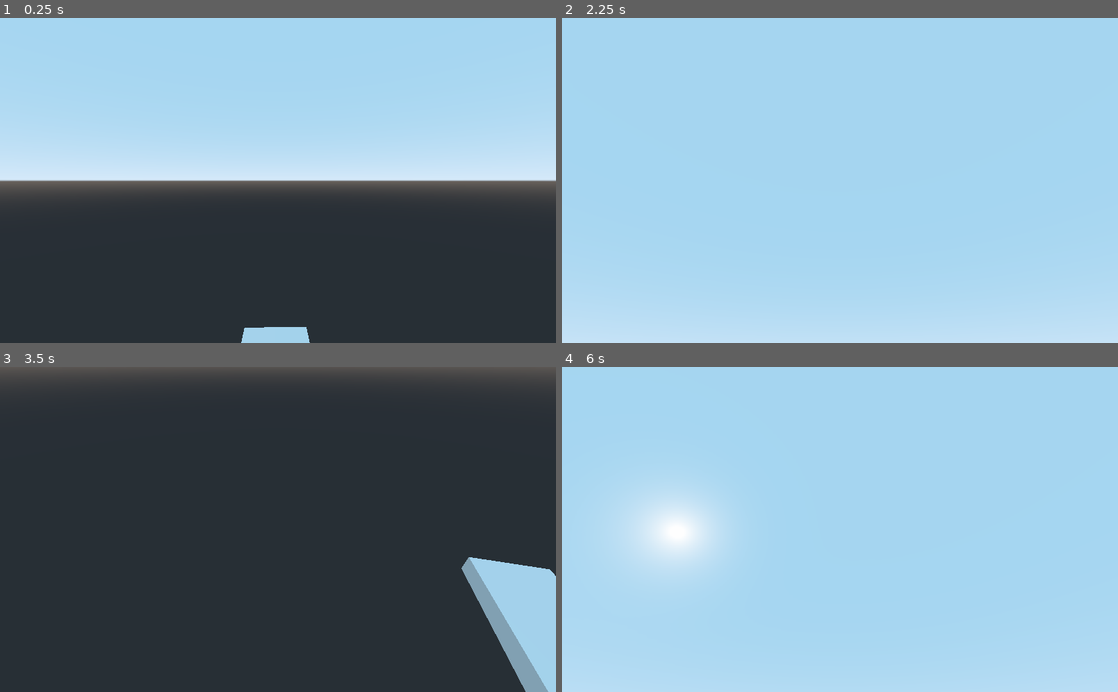
Above: before the commit, frames 1-4 (two rows, left to right).
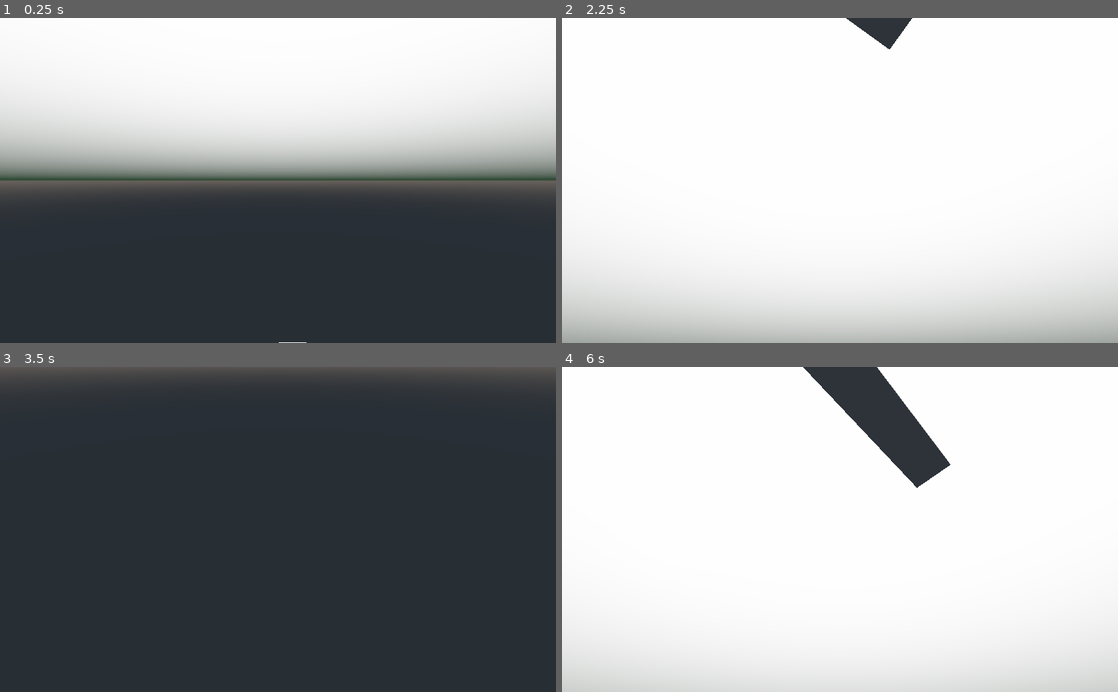
Above: after the commit, the same moments.

Repository: alateka/AlatekaGame
Game: Godot game, scene res://Scenes/AlbertoWorld.tscn
Two runs of this game, one before a commit and one after it. Both use one fixed random seed, a clock stepped at 60 frames per second and the inputs below.
Inputs (mouse positions are in pixels of both pictures, inside the frame that each line leads up to):
- Up to frame 1 (0.25 s): no input
- Up to frame 2 (2.25 s): move the mouse to (962, 164) at 0.52 s; hold A (aKey) 0.53-1.28 s; tap D (dKey) at 0.8, 1.35 s; move the mouse to (728, 196) at 1.27 s; tap S (sKey) at 1.55 s; tap Enter at 2 s; move the mouse to (895, 109) at 2.02 s; hold S (sKey) from 2.03 s (still down)
- Up to frame 3 (3.5 s): tap W (wKey) at 2.3, 2.85 s; move the mouse to (250, 594) at 2.77 s; release S (sKey) at 2.78 s; tap Space (spaceKey, bound only after the commit) at 3.05 s
- Up to frame 4 (6 s): move the mouse to (1006, 578) at 3.52 s; hold Space (spaceKey, bound only after the commit) 3.53-4.28 s; tap A (aKey) at 3.8, 4.35 s; move the mouse to (673, 480) at 4.27 s; tap D (dKey) at 4.55 s; tap Space (spaceKey, bound only after the commit) at 5 s; move the mouse to (867, 529) at 5.02 s; hold D (dKey) 5.03-5.78 s; tap S (sKey) at 5.3, 5.85 s; move the mouse to (756, 448) at 5.77 s

The runs differ from the first frame. In frame 1, 51% of the frame differs, in the area x 0-100%, y 0-100%; in frame 2, 100%; in frame 3, 4.5%; in frame 4, 100%.

Commit message:
Added gravity & jump to AlbertoController.gd

Diff:
--- a/Player/AlbertoController.gd
+++ b/Player/AlbertoController.gd
@@ -3,8 +3,8 @@
 # Variables
 export var speed = 10
 export var acceleration = 5
-export var gravity = 0.98
-export var jumpPower = 30
+export var gravity = 0.99
+export var jumpPower = 3
 export var mouseSensivility = 0.3
 
 onready var head = $Head
@@ -13,32 +13,49 @@
 var velocity = Vector3()
 
 
+func _ready():
+
+	print("==> Game Started")
+
+	# It changes to mouse capture mode
+	if Input.get_mouse_mode() == Input.MOUSE_MODE_VISIBLE:
+		Input.set_mouse_mode(Input.MOUSE_MODE_CAPTURED)
+	else:
+		Input.set_mouse_mode(Input.MOUSE_MODE_VISIBLE)
+
+
 # Camera Controller
 func _input(event):
+
 	if event is InputEventMouseMotion:
 		head.rotate_y(deg2rad(-event.relative.x * mouseSensivility))
 		camera.rotate_x(deg2rad(-event.relative.y * mouseSensivility))
 
 
-# Movement Controller
-func _physics_process(delta):
+# Character Controller & Physics
+func _process(delta):
 
-	var headBasic = head.get_global_transform().basis
+	var headTransform = head.get_global_transform().basis
 	var direction = Vector3()
 
 
+	if not is_on_floor():
+		direction.y -= gravity + delta
+
 	if Input.is_action_pressed("wKey"):
-		direction -= headBasic.z
+		direction -= headTransform.z
 
 	if Input.is_action_pressed("sKey"):
-		direction += headBasic.z
+		direction += headTransform.z
 
 	if Input.is_action_pressed("aKey"):
-		direction -= headBasic.x
+		direction -= headTransform.x
 
 	if Input.is_action_pressed("dKey"):
-		direction += headBasic.x
+		direction += headTransform.x
 
+	if Input.is_action_pressed("spaceKey"):
+		direction.y = jumpPower
 
 	velocity = velocity.linear_interpolate(direction * speed, acceleration * delta)
 	velocity = move_and_slide(velocity)
--- a/Scenes/AlbertoWorld.tscn
+++ b/Scenes/AlbertoWorld.tscn
@@ -10,9 +10,10 @@
 data = PoolVector3Array( -7.5, 0.24, 1, 7.5, 0.24, 1, -7.5, -0.24, 1, 7.5, 0.24, 1, 7.5, -0.24, 1, -7.5, -0.24, 1, 7.5, …(464 unchanged characters)…
 
 [node name="AlbertoWorld" type="Spatial"]
+transform = Transform( 1, 0, 0, 0, 1, 0, 0, 0, 1, 0, 0.542726, 0 )
 
 [node name="Alberto" parent="." instance=ExtResource( 2 )]
-transform = Transform( 1, 0, 0, 0, 1, 0, 0, 0, 1, 0, 4.52718, 0 )
+transform = Transform( 1, 0, 0, 0, 1, 0, 0, 0, 1, 0, 6.19571, 0 )
 script = ExtResource( 1 )
 
 [node name="MeshInstance" type="MeshInstance" parent="."]
--- a/default_env.tres
+++ b/default_env.tres
@@ -1,6 +1,8 @@
 [gd_resource type="Environment" load_steps=2 format=2]
 
 [sub_resource type="ProceduralSky" id=1]
+sky_top_color = Color( 1, 1, 1, 1 )
+sky_horizon_color = Color( 0, 0.239216, 0.0941176, 1 )
 
 [resource]
 background_mode = 2
--- a/project.godot
+++ b/project.godot
@@ -36,6 +36,11 @@
 "events": [ Object(InputEventKey,"resource_local_to_scene":false,"resource_name":"","device":0,"alt":false,"shift":false,"control":false,"meta":false,"command":false,"pressed":false,"scancode":68,"physical_scancode":0,"unicode":0,"echo":false,"script":null)
  ]
 }
+spaceKey={
+"deadzone": 0.5,
+"events": [ Object(InputEventKey,"resource_local_to_scene":false,"resource_name":"","device":0,"alt":false,"shift":false,"control":false,"meta":false,"command":false,"pressed":false,"scancode":32,"physical_scancode":0,"unicode":0,"echo":false,"script":null)
+ ]
+}
 
 [physics]
 
Binary file changed: icon.png
